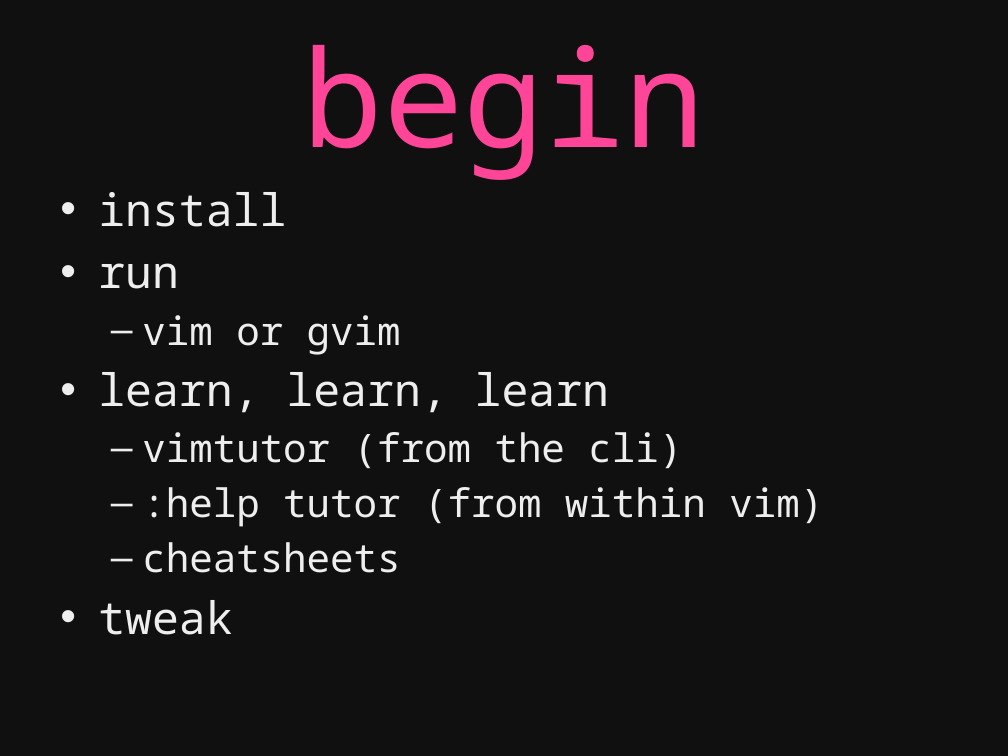
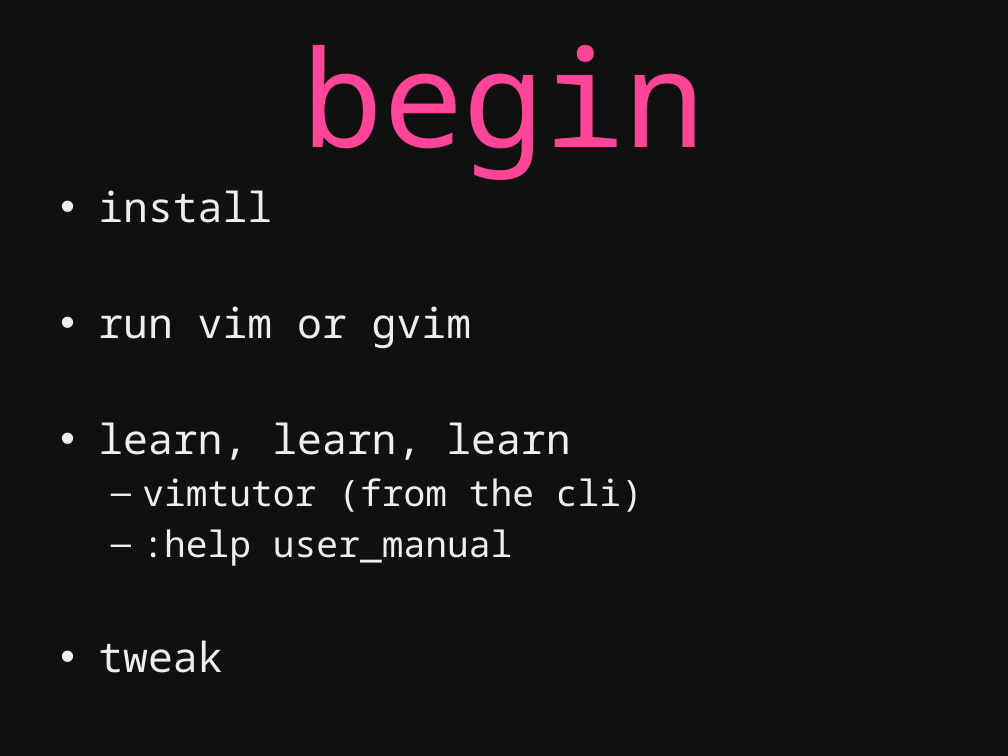
Before and after one commit to kyletolle/talks, a slide deck: slide 5 of beginning_vim-04.17.2012.pptx (slide 12 before the commit). Drawn at 1008x756 pixels with LibreOffice and Linux fonts; fonts in the diff are those of the drawing. Boxes give left, top, right and bottom in pixels: in the first picture for what was removed or moved away, otherwise in the second. Text is boxed around its words. In the diff, an @@ line names an element or a change of style, - is before the commit and + after.

```diff
--- a/beginning_vim-04.17.2012.pptx
+++ b/beginning_vim-04.17.2012.pptx
@@ text at (98,190,643,673): size 32 to 29.6 pt in "install", "learn, learn, learn", "tweak"; size 28 to 25.9 pt in "vimtutor (from the cli)" @@
@@ text at (98,306,471,348): text changed; size 28 to 29.6 pt @@
-• run
-  – vim or gvim
+• run vim or gvim
@@ text at (142,529,512,566): text changed; size 28 to 25.9 pt @@
-  – :help tutor (from within vim)
-  – cheatsheets
+  – :help user_manual
```
Also in this commit, not shown: 16 other slides changed, 10 slides added, 4 slides removed.
